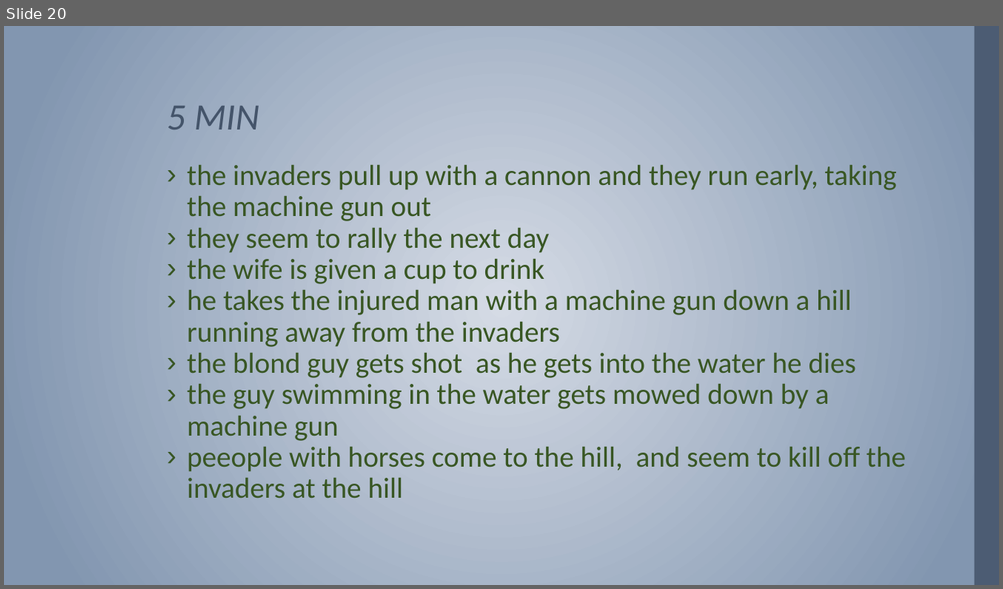
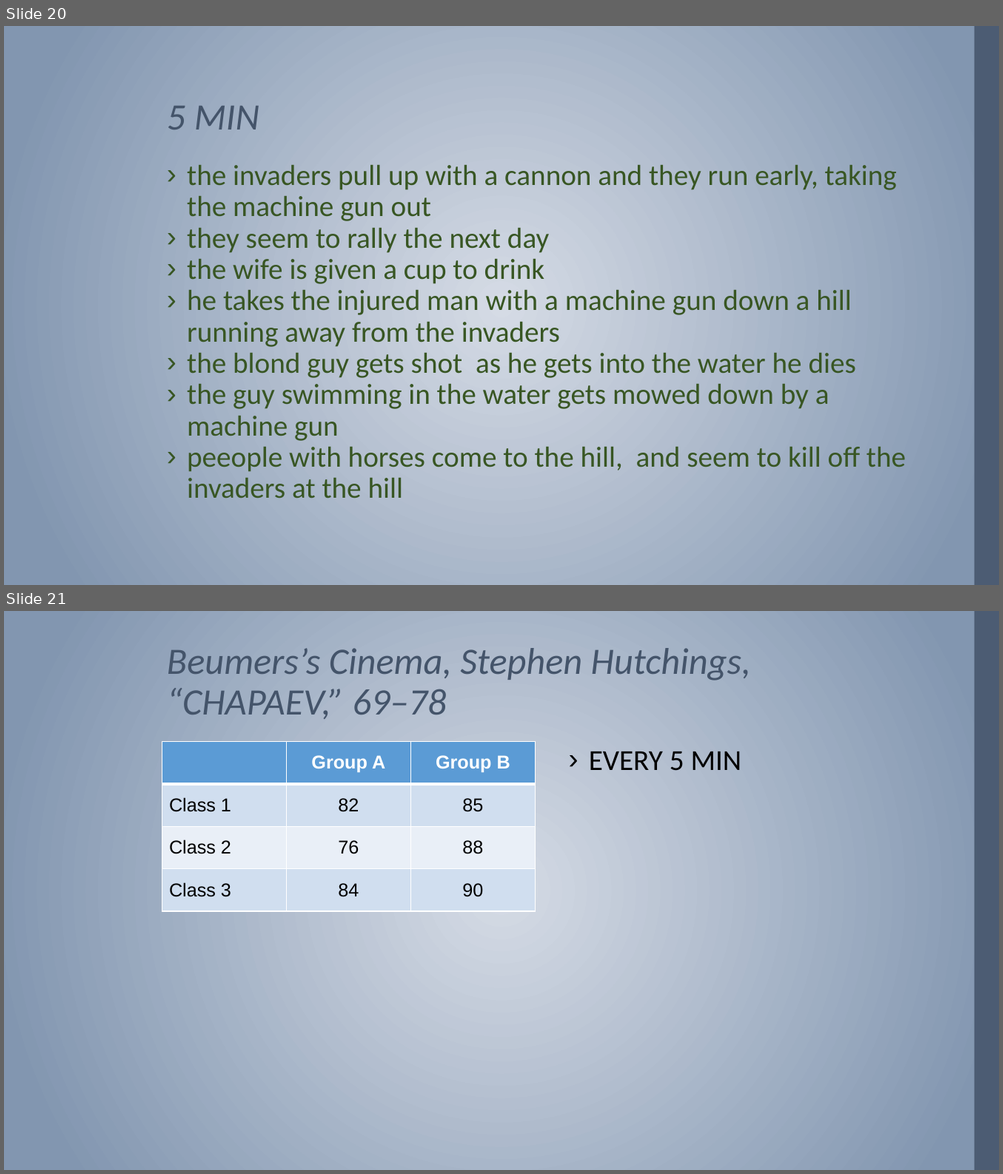
Before and after one commit to MichaelOdumosu57/Spring_2017, a slide deck: Spring 2017 Semester/Music or Arts/ARUS HW/14 ARUS HW/ARUS 280 HW #14.pptx. Shown one above the other, each under a label of ours: slide 20 before the commit, slides 20 and 21 after it. The pictures are 1003x589 and 1003x1174 pixels, drawn with LibreOffice and Linux fonts; fonts in the diff are those of the drawing; background and template pictures are left out. Boxes give left, top, right and bottom in pixels: in the first picture for what was removed or moved away, otherwise in the second. Text is boxed around its words. In the diff, an @@ line names an element or a change of style, - is before the commit and + after.

```diff
--- a/Spring 2017 Semester/Music or Arts/ARUS HW/14 ARUS HW/ARUS 280 HW #14.pptx
+++ b/Spring 2017 Semester/Music or Arts/ARUS HW/14 ARUS HW/ARUS 280 HW #14.pptx
@@ slide 21 added at (4,611,999,1170), background gradient #D5DBE5 to #8296B0; not listed: 1 template element that a slide beside it also shows @@
@@ title added at (167,648,751,719), 36 pt, text #44546A, italic @@
+Beumers’s Cinema, Stephen Hutchings, “CHAPAEV,” 69–78
@@ table added at (162,741,536,986), 4 rows, 3 columns @@
+ | Group A | Group B
+Class 1 | 82 | 85
+Class 2 | 76 | 88
+Class 3 | 84 | 90
@@ text added at (589,752,742,771), 28 pt, text #000000 @@
+› EVERY 5 MIN
```
Also in this commit, not shown: 8 other slides added.
